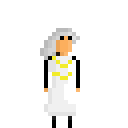
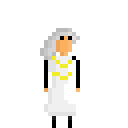
Layer changes from the first 128 × 128 image to the second:
painted on "Background" over [48, 52, 60, 60]
